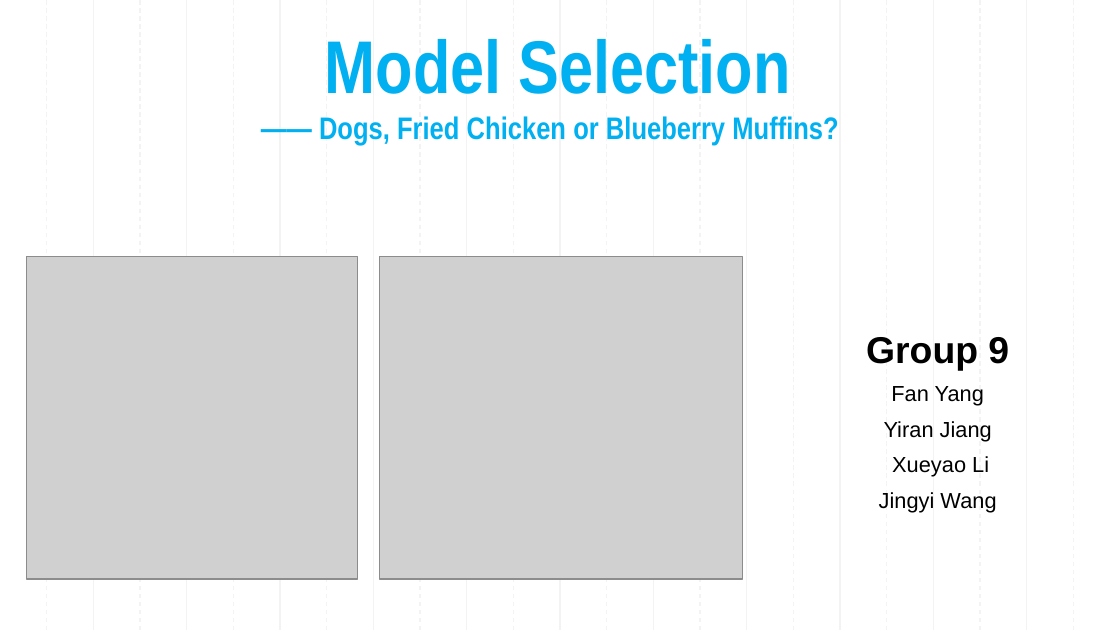
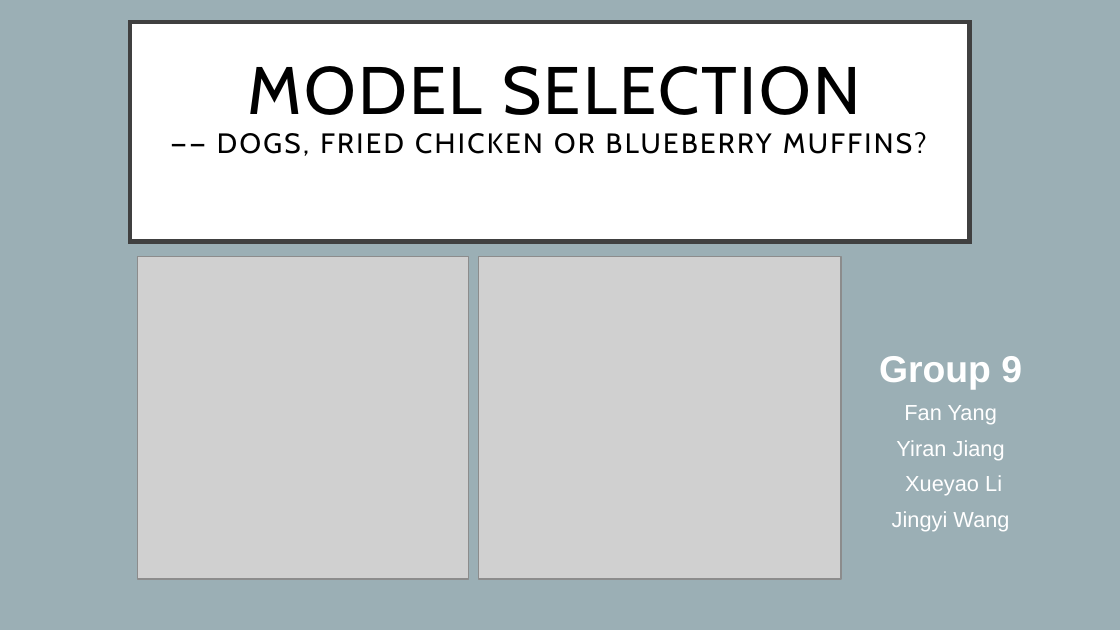
Before and after one commit to JingyiWang3/Predictive-Analytics-on-Image-Data, a slide deck: slide 1 of doc/Group9_Presentation.pptx. Drawn at 1120x630 pixels with LibreOffice and Linux fonts; fonts in the diff are those of the drawing; grey boxes stand for pictures. Boxes give left, top, right and bottom in pixels: in the first picture for what was removed or moved away, otherwise in the second. Text is boxed around its words. In the diff, an @@ line names an element or a change of style, - is before the commit and + after.

```diff
--- a/doc/Group9_Presentation.pptx
+++ b/doc/Group9_Presentation.pptx
@@ background #FFFFFF to #9BAFB5 @@
@@ title "MODEL SELECTION —— DOGS, FRIED ...": place and size @@
-title "MODEL SELECTION —— DOGS, FRIED ..." at <box>319,39,838,145</box>
+title "MODEL SELECTION —— DOGS, FRIED ..." at <box>130,22,970,242</box>
@@ title "MODEL SELECTION —— DOGS, FRIED ..." at <box>130,22,970,242</box>: vertical alignment bottom to middle; fill none to #FFFFFF; outline none to #404040 3 pt @@
@@ group removed at <box>47,0,1073,630</box>: 23 lines @@
@@ title at <box>217,66,927,156</box>: text changed; size 20 to 18 pt; font Arial Narrow to Cabin; text colour #00B0F0 to #000000; bold off @@
-Model Selection
-—— Dogs, Fried Chicken or Blueberry Muffins?
+MODEL SELECTION
+—— DOGS, FRIED CHICKEN OR BLUEBERRY MUFFINS?
@@ picture: place and size @@
-picture at <box>27,256,357,579</box>
+picture at <box>138,256,468,579</box>
@@ picture: place and size @@
-picture at <box>380,256,743,579</box>
+picture at <box>478,256,841,579</box>
@@ text "Group 9": place and size @@
-text "Group 9" at <box>866,337,1009,513</box>
+text "Group 9" at <box>879,356,1022,531</box>
@@ text "Group 9" at <box>879,356,1022,531</box>: text colour #000000 to #FFFFFF @@
```
Also in this commit, not shown: 18 other slides changed, 1 other file.
